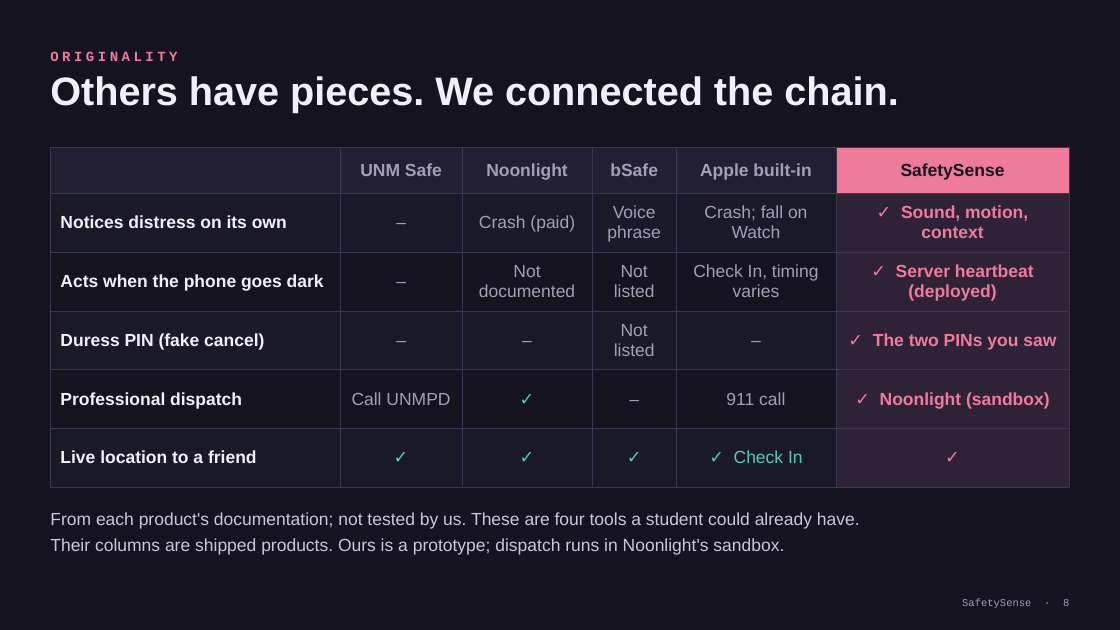
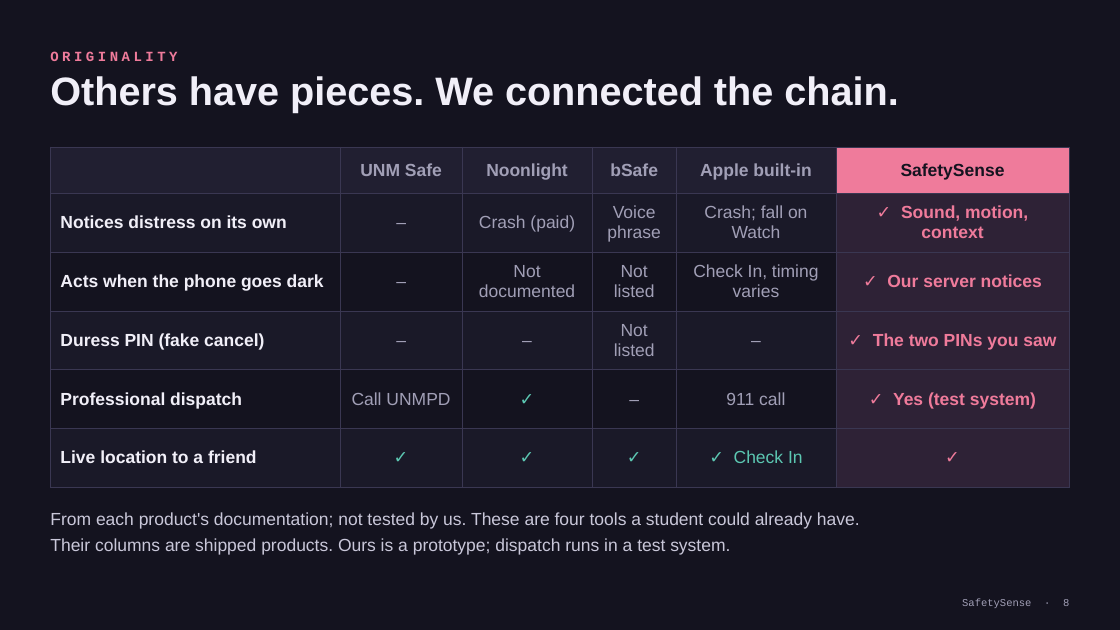
Before and after one commit to george11642/safetysense, a slide deck: slide 8 of presentation/v3/SafetySense-Finalist-Deck-final.pptx. Drawn at 1120x630 pixels with LibreOffice and Linux fonts; fonts in the diff are those of the drawing. Boxes give left, top, right and bottom in pixels: in the first picture for what was removed or moved away, otherwise in the second. Text is boxed around its words. In the diff, an @@ line names an element or a change of style, - is before the commit and + after.

```diff
--- a/presentation/v3/SafetySense-Finalist-Deck-final.pptx
+++ b/presentation/v3/SafetySense-Finalist-Deck-final.pptx
@@ table at <box>50,147,1070,487</box> @@
-row 3, column 6: ✓ Server heartbeat (deployed)
+row 3, column 6: ✓ Our server notices
-row 5, column 6: ✓ Noonlight (sandbox)
+row 5, column 6: ✓ Yes (test system)
@@ text at <box>50,538,730,555</box>: text changed @@
-Their columns are shipped products. Ours is a prototype; dispatch runs in Noonlight's sandbox.
+Their columns are shipped products. Ours is a prototype; dispatch runs in a test system.
```
Also in this commit, not shown: 5 other slides changed, 4 slides removed, 2 other files.
